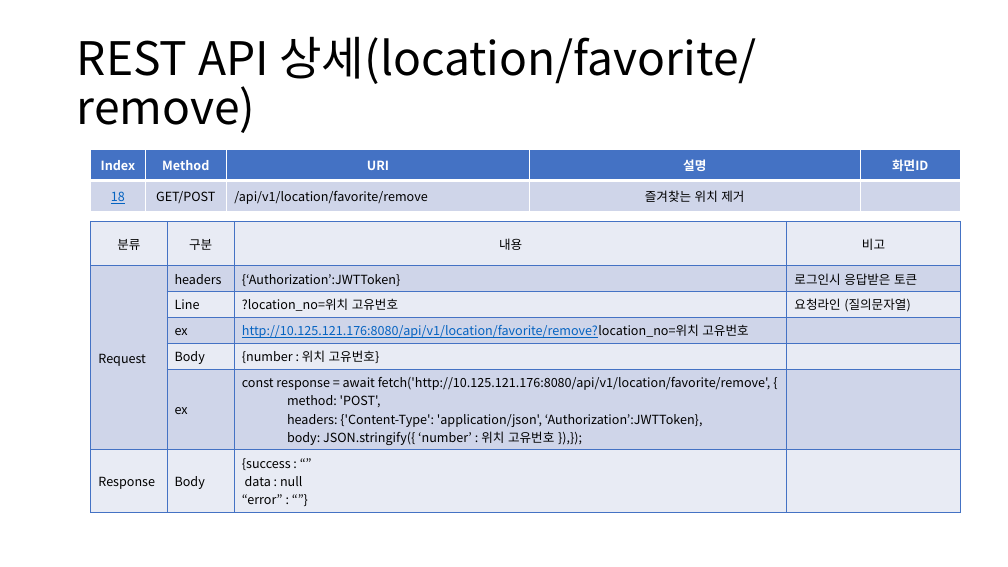
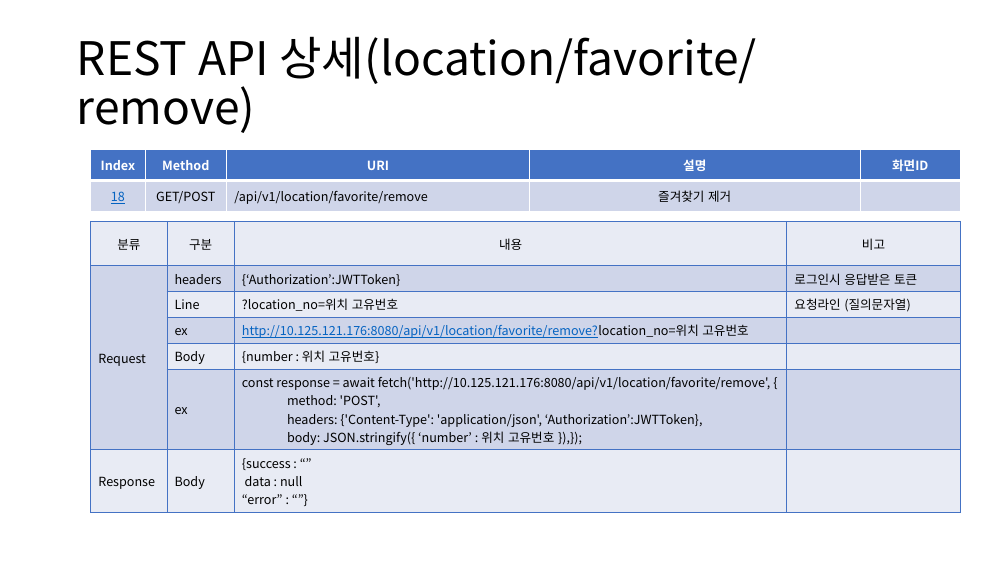
Before and after one commit to sujidaddy/workspace_miniproject, a slide deck: slide 41 of 미니프로젝트계획서제출용.pptx. Drawn at 1008x567 pixels with LibreOffice and Linux fonts; fonts in the diff are those of the drawing. Boxes give left, top, right and bottom in pixels: in the first picture for what was removed or moved away, otherwise in the second. Text is boxed around its words. In the diff, an @@ line names an element or a change of style, - is before the commit and + after.

```diff
--- a/미니프로젝트계획서제출용.pptx
+++ b/미니프로젝트계획서제출용.pptx
@@ table at [91,150,960,211] @@
-row 2, column 4: 즐겨찾는 위치 제거
+row 2, column 4: 즐겨찾기 제거
```
Also in this commit, not shown: 8 other slides changed, 1 slide added, 3 other files.
